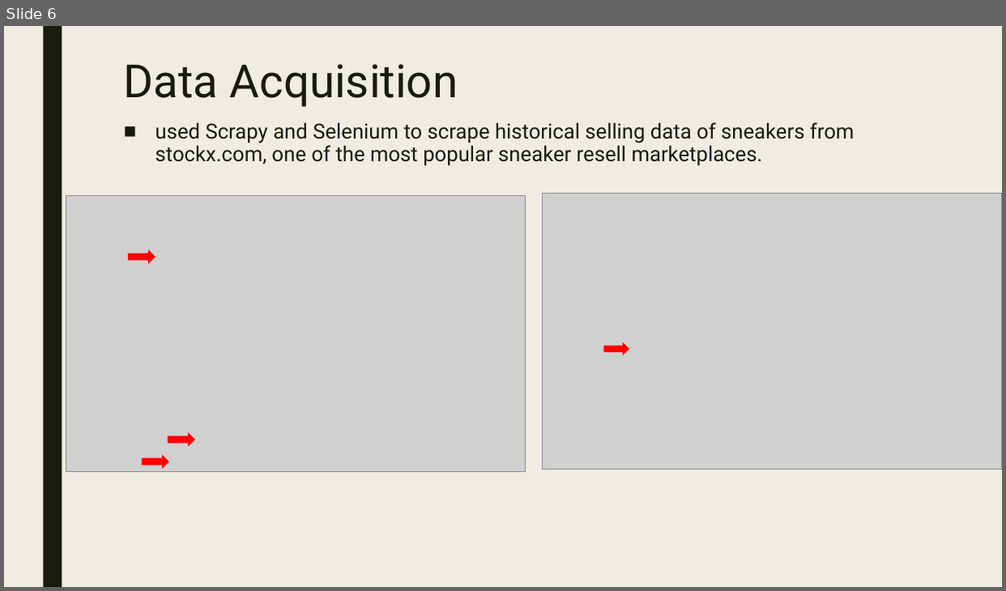
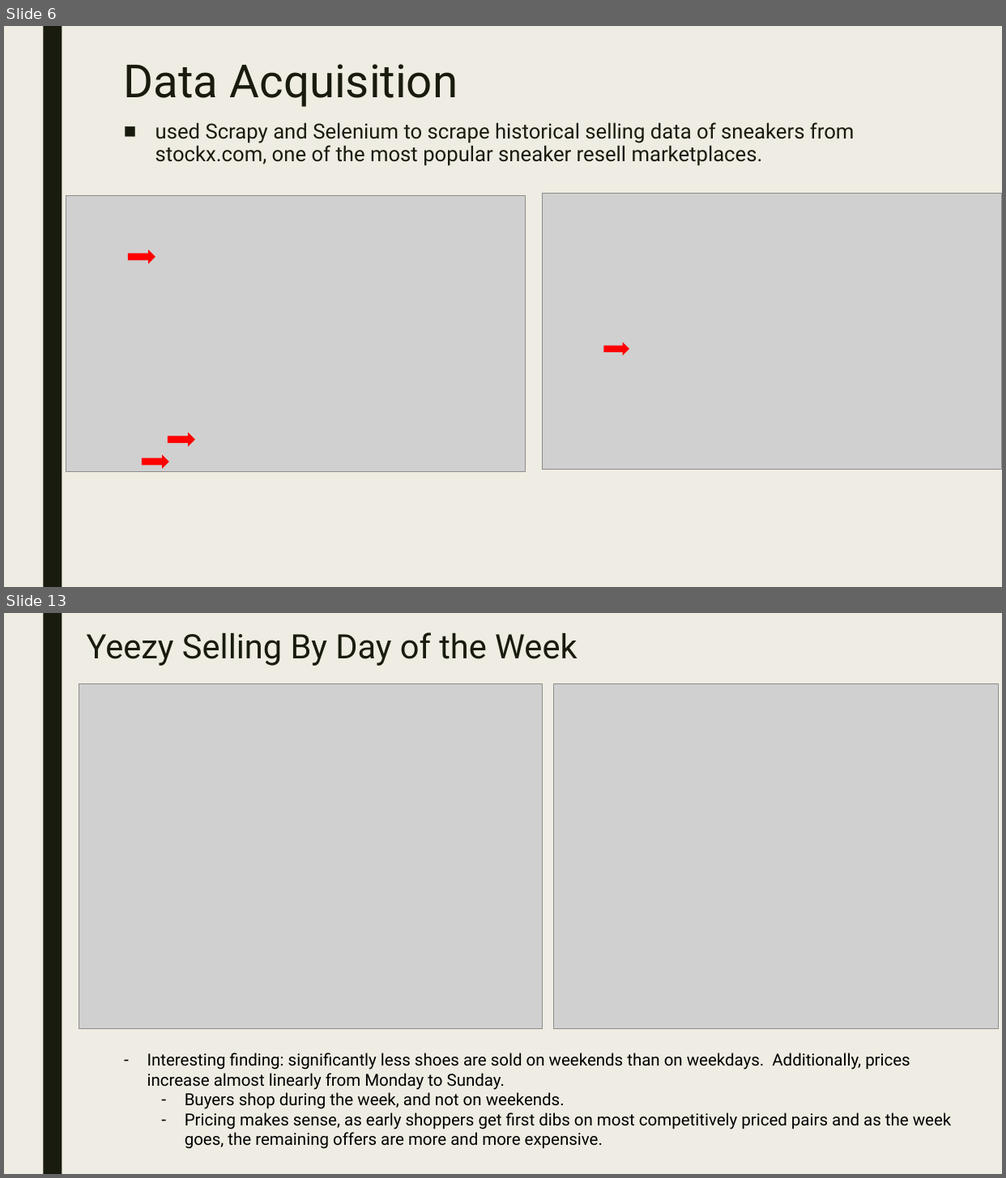
Before and after one commit to joshyoon/SneakerResellData, a slide deck: YeezyData.pptx. Shown one above the other, each under a label of ours: slide 6 before the commit, slides 6 and 13 after it; the slides between them are not shown. The pictures are 1006x591 and 1006x1178 pixels, drawn with LibreOffice and Linux fonts; fonts in the diff are those of the drawing; grey boxes stand for pictures. Boxes give left, top, right and bottom in pixels: in the first picture for what was removed or moved away, otherwise in the second. Text is boxed around its words. In the diff, an @@ line names an element or a change of style, - is before the commit and + after.

```diff
--- a/YeezyData.pptx
+++ b/YeezyData.pptx
@@ slide 13 added at bbox=[4, 613, 1002, 1174], background #EFEDE3; not listed: 1 template element that a slide beside it also shows @@
@@ title added at bbox=[87, 632, 577, 666], 32.4 pt, text #191B0E @@
+Yeezy Selling By Day of the Week
@@ picture added at bbox=[79, 684, 543, 1029] @@
@@ picture added at bbox=[553, 684, 998, 1029] @@
@@ text added at bbox=[147, 1053, 951, 1149], 16 pt, text #000000 @@
+  – Interesting finding: significantly less shoes are sold on weekends than on weekdays. Additionally, prices increase almost linearly from Monday to Sunday.
+    – Buyers shop during the week, and not on weekends.
+    – Pricing makes sense, as early shoppers get first dibs on most competitively priced pairs and as the week goes, the remaining offers are more and more expensive.
```
Also in this commit, not shown: 2 slides changed, 12 other slides added, 1 slide removed, 1 other file.
